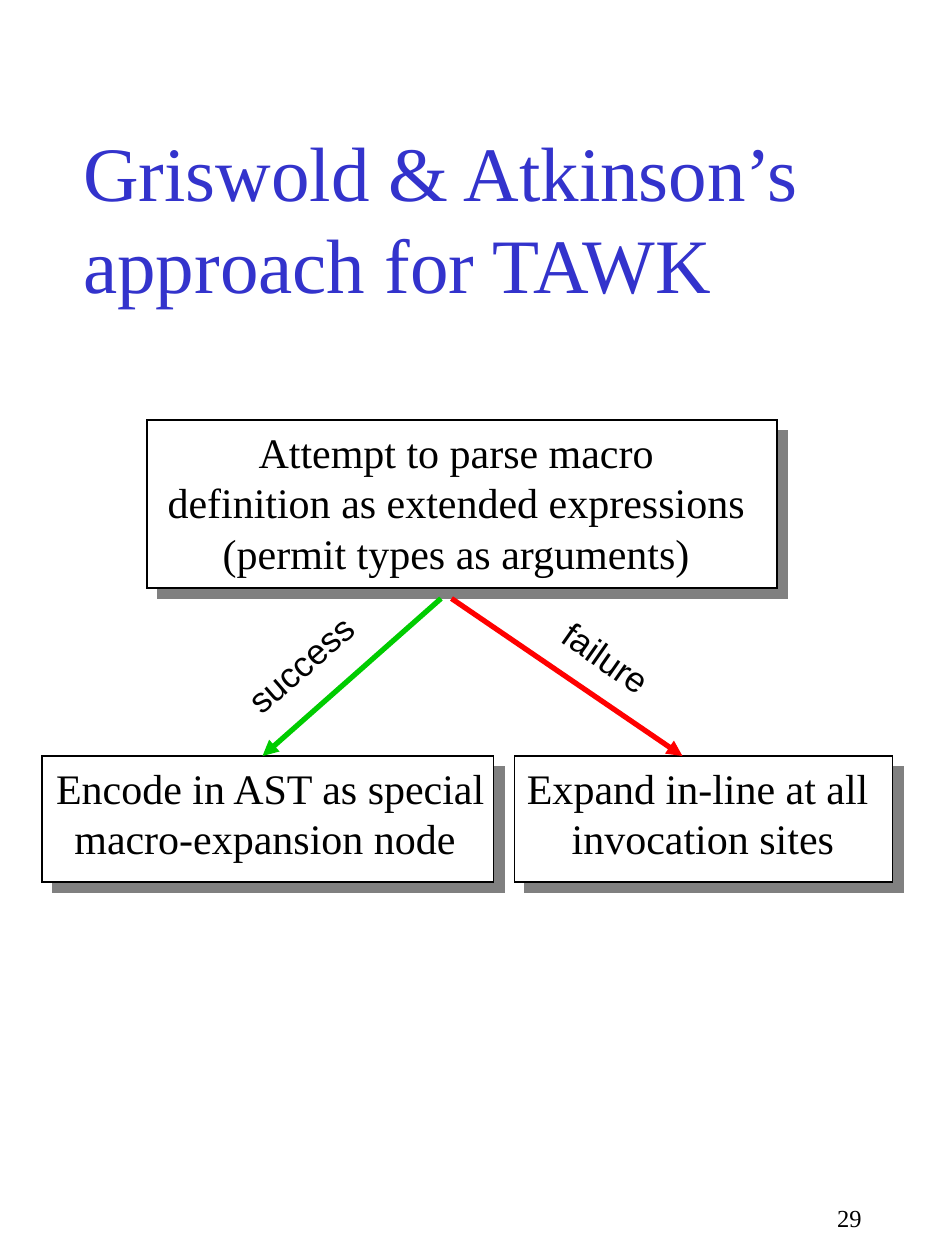
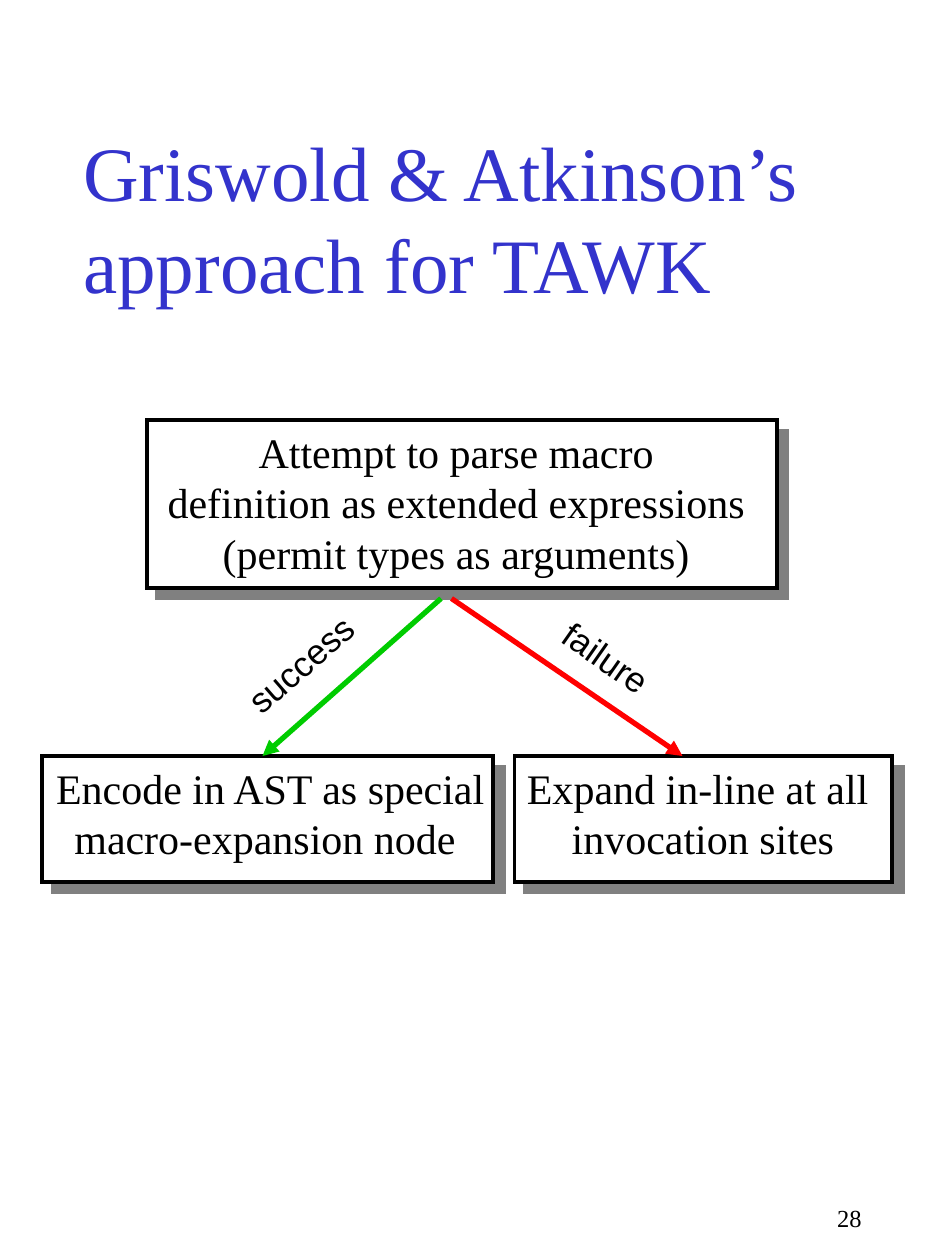
Before and after one commit to gjbadros/empirical_macros, a slide deck: slide 28 of cpp/paper/pcp3.ppt (slide 29 before the commit). Drawn at 945x1260 pixels with LibreOffice and Linux fonts; fonts in the diff are those of the drawing. Boxes give left, top, right and bottom in pixels: in the first picture for what was removed or moved away, otherwise in the second. Text is boxed around its words. In the diff, an @@ line names an element or a change of style, - is before the commit and + after.

```diff
--- a/cpp/paper/pcp3.ppt
+++ b/cpp/paper/pcp3.ppt
@@ rectangle at box(42, 756, 493, 882): outline #000000 0.74 pt to #000000 2.24 pt @@
@@ rectangle at box(514, 756, 892, 882): outline #000000 0.74 pt to #000000 2.24 pt @@
@@ page number at box(837, 1210, 862, 1228): text changed @@
-29
+28
```
Also in this commit, not shown: 9 other slides changed.
